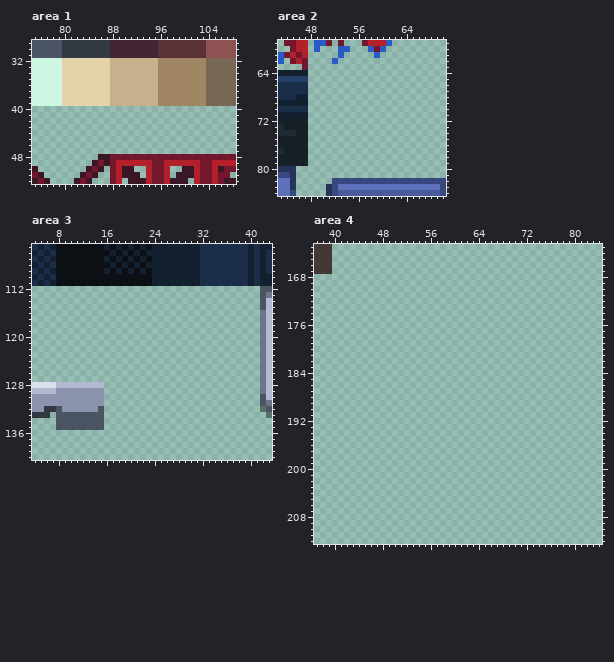
A pixel-art file gets an edit: assets/tilesheet.aseprite. Above, as it was before the edit.
128x448 pixels, 1 frame. Shown: area 1: x 75..108, y 29..52; area 2: x 43..70, y 59..84; area 3: x 4..43, y 105..140; area 4: x 37..84, y 163..212.
After:
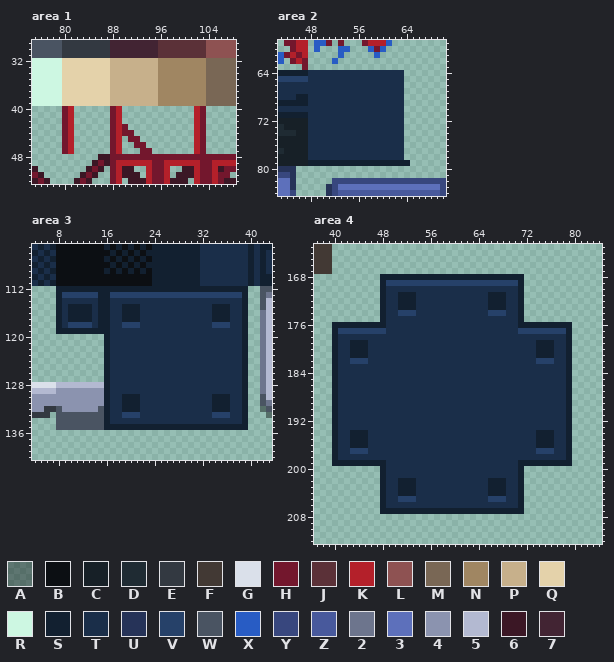
Palette (. is transparent): A #06060864  B #0c0f13  C #172027  D #1f2b33  E #333941  F #423934  G #dae0ea  H #73172d  J #5b3138  K #b4202a  L #8e5252  M #796755  N #a08662  P #c7b08b  Q #e4d2aa  R #cdf7e2  S #122030  T #1a2e49  U #263358  V #264169  W #4a5462  X #285cc4  Y #38477e  Z #48599c  2 #6d758d  3 #5d70bb  4 #8b93af  5 #b3b9d1  6 #3b1725  7 #422433
What changed:
--- area 1, layer "Flattened"
@@ x 75..108 @@
 39 RRRRRQQQQQQQQPPPPPPPPNNNNNNNNMMMMM
-40 ..................................
-41 ..................................
-42 ..................................
-43 ..................................
-44 ..................................
-45 ..................................
-46 ..................................
-47 ..................................
+40 .....HK......HK............KH.....
+41 .....HK......HK............KH.....
+42 .....HK......HK............KH.....
+43 .....HK......HKH...........KH.....
+44 .....HK......HKHH..........KH.....
+45 .....HK......HK.HH.........KH.....
+46 .....HK......HK..HH........KH.....
+47 .....HK......HK...HH.......KH.....
 48 ...........66HHHHHHHHHHHHHHHHHHHHH
--- area 2, layer "Flattened"
@@ x 43..70 @@
 63 ....H.......................
-64 SSSSS.......................
-65 VVVVV.......................
-66 TTTTT.......................
-67 TTTTT.......................
-68 TTTSS.......................
-69 SSSSS.......................
-70 TTTTT.......................
-71 SSSSS.......................
-72 CCCCC.......................
-73 DCCCC.......................
-74 DDDCC.......................
-75 CCCCC.......................
-76 CCCCC.......................
-77 DCCCC.......................
-78 CCCCC.......................
-79 CCCCC.......................
+64 SSSSSTTTTTTTTTTTTTTTT.......
+65 VVVVVTTTTTTTTTTTTTTTT.......
+66 TTTTTTTTTTTTTTTTTTTTT.......
+67 TTTTTTTTTTTTTTTTTTTTT.......
+68 TTTSSTTTTTTTTTTTTTTTT.......
+69 SSSSSTTTTTTTTTTTTTTTT.......
+70 TTTTTTTTTTTTTTTTTTTTT.......
+71 SSSSSTTTTTTTTTTTTTTTT.......
+72 CCCCCTTTTTTTTTTTTTTTT.......
+73 DCCCCTTTTTTTTTTTTTTTT.......
+74 DDDCCTTTTTTTTTTTTTTTT.......
+75 CCCCCTTTTTTTTTTTTTTTT.......
+76 CCCCCTTTTTTTTTTTTTTTT.......
+77 DCCCCTTTTTTTTTTTTTTTT.......
+78 CCCCCTTTTTTTTTTTTTTTT.......
+79 CCCCCSSSSSSSSSSSSSSSSS......
 80 UUU.........................
--- area 3, layer "Flattened"
@@ x 4..43 @@
 111 TSTSBBBBBBBBBBBBBBBBSSSSSSSSTTTTTTTTSTSS
-112 ......................................WW
-113 ......................................W2
-114 ......................................W5
-115 ......................................W5
-116 ......................................25
-117 ......................................25
-118 ......................................25
-119 ......................................25
-120 ......................................25
-121 ......................................25
-122 ......................................25
-123 ......................................25
-124 ......................................25
-125 ......................................25
-126 ......................................25
-127 ......................................25
-128 GGGG55555555..........................25
-129 555544444444..........................25
-130 444444444444..........................W5
-131 444444444444..........................W2
-132 44EEW444444W..........................AW
-133 EEE.WWWWWWWW...........................A
-134 ....WWWWWWWW............................
-135 ....WWWWWWWW............................
+112 ....SSSSSSSSSSSSSSSSSSSSSSSSSSSSSSSS..WW
+113 ....SVVVVVVSSVVVVVVVVVVVVVVVVVVVVVVS..W2
+114 ....STTTTTTSSTTTTTTTTTTTTTTTTTTTTTTS..W5
+115 ....STSSSSTSSTTSSSTTTTTTTTTTTTSSSTTS..W5
+116 ....STSSSSTSSTTSSSTTTTTTTTTTTTSSSTTS..25
+117 ....STSSSSTSSTTSSSTTTTTTTTTTTTSSSTTS..25
+118 ....STVVVVTSSTTVVVTTTTTTTTTTTTVVVTTS..25
+119 ....SSSSSSSSSTTTTTTTTTTTTTTTTTTTTTTS..25
+120 ............STTTTTTTTTTTTTTTTTTTTTTS..25
+121 ............STTTTTTTTTTTTTTTTTTTTTTS..25
+122 ............STTTTTTTTTTTTTTTTTTTTTTS..25
+123 ............STTTTTTTTTTTTTTTTTTTTTTS..25
+124 ............STTTTTTTTTTTTTTTTTTTTTTS..25
+125 ............STTTTTTTTTTTTTTTTTTTTTTS..25
+126 ............STTTTTTTTTTTTTTTTTTTTTTS..25
+127 ............STTTTTTTTTTTTTTTTTTTTTTS..25
+128 GGGG55555555STTTTTTTTTTTTTTTTTTTTTTS..25
+129 555544444444STTTTTTTTTTTTTTTTTTTTTTS..25
+130 444444444444STTSSSTTTTTTTTTTTTSSSTTS..W5
+131 444444444444STTSSSTTTTTTTTTTTTSSSTTS..W2
+132 44EEW444444WSTTSSSTTTTTTTTTTTTSSSTTS..AW
+133 EEE.WWWWWWWWSTTVVVTTTTTTTTTTTTVVVTTS...A
+134 ....WWWWWWWWSTTTTTTTTTTTTTTTTTTTTTTS....
+135 ....WWWWWWWWSSSSSSSSSSSSSSSSSSSSSSSS....
 136 ........................................
--- area 4, layer "Flattened"
@@ x 37..84 @@
 167 FFF.............................................
-168 ................................................
-169 ................................................
-170 ................................................
-171 ................................................
-172 ................................................
-173 ................................................
-174 ................................................
-175 ................................................
-176 ................................................
-177 ................................................
-178 ................................................
-179 ................................................
-180 ................................................
-181 ................................................
-182 ................................................
-183 ................................................
-184 ................................................
-185 ................................................
-186 ................................................
-187 ................................................
-188 ................................................
-189 ................................................
-190 ................................................
-191 ................................................
-192 ................................................
-193 ................................................
-194 ................................................
-195 ................................................
-196 ................................................
-197 ................................................
-198 ................................................
-199 ................................................
-200 ................................................
-201 ................................................
-202 ................................................
-203 ................................................
-204 ................................................
-205 ................................................
-206 ................................................
-207 ................................................
+168 ...........SSSSSSSSSSSSSSSSSSSSSSSS.............
+169 ...........SVVVVVVVVVVVVVVVVVVVVVVS.............
+170 ...........STTTTTTTTTTTTTTTTTTTTTTS.............
+171 ...........STTSSSTTTTTTTTTTTTSSSTTS.............
+172 ...........STTSSSTTTTTTTTTTTTSSSTTS.............
+173 ...........STTSSSTTTTTTTTTTTTSSSTTS.............
+174 ...........STTVVVTTTTTTTTTTTTVVVTTS.............
+175 ...........STTTTTTTTTTTTTTTTTTTTTTS.............
+176 ...SSSSSSSSSTTTTTTTTTTTTTTTTTTTTTTSSSSSSSSS.....
+177 ...SVVVVVVVVTTTTTTTTTTTTTTTTTTTTTTVVVVVVVVS.....
+178 ...STTTTTTTTTTTTTTTTTTTTTTTTTTTTTTTTTTTTTTS.....
+179 ...STTSSSTTTTTTTTTTTTTTTTTTTTTTTTTTTTSSSTTS.....
+180 ...STTSSSTTTTTTTTTTTTTTTTTTTTTTTTTTTTSSSTTS.....
+181 ...STTSSSTTTTTTTTTTTTTTTTTTTTTTTTTTTTSSSTTS.....
+182 ...STTVVVTTTTTTTTTTTTTTTTTTTTTTTTTTTTVVVTTS.....
+183 ...STTTTTTTTTTTTTTTTTTTTTTTTTTTTTTTTTTTTTTS.....
+184 ...STTTTTTTTTTTTTTTTTTTTTTTTTTTTTTTTTTTTTTS.....
+185 ...STTTTTTTTTTTTTTTTTTTTTTTTTTTTTTTTTTTTTTS.....
+186 ...STTTTTTTTTTTTTTTTTTTTTTTTTTTTTTTTTTTTTTS.....
+187 ...STTTTTTTTTTTTTTTTTTTTTTTTTTTTTTTTTTTTTTS.....
+188 ...STTTTTTTTTTTTTTTTTTTTTTTTTTTTTTTTTTTTTTS.....
+189 ...STTTTTTTTTTTTTTTTTTTTTTTTTTTTTTTTTTTTTTS.....
+190 ...STTTTTTTTTTTTTTTTTTTTTTTTTTTTTTTTTTTTTTS.....
+191 ...STTTTTTTTTTTTTTTTTTTTTTTTTTTTTTTTTTTTTTS.....
+192 ...STTTTTTTTTTTTTTTTTTTTTTTTTTTTTTTTTTTTTTS.....
+193 ...STTTTTTTTTTTTTTTTTTTTTTTTTTTTTTTTTTTTTTS.....
+194 ...STTSSSTTTTTTTTTTTTTTTTTTTTTTTTTTTTSSSTTS.....
+195 ...STTSSSTTTTTTTTTTTTTTTTTTTTTTTTTTTTSSSTTS.....
+196 ...STTSSSTTTTTTTTTTTTTTTTTTTTTTTTTTTTSSSTTS.....
+197 ...STTVVVTTTTTTTTTTTTTTTTTTTTTTTTTTTTVVVTTS.....
+198 ...STTTTTTTTTTTTTTTTTTTTTTTTTTTTTTTTTTTTTTS.....
+199 ...SSSSSSSSSTTTTTTTTTTTTTTTTTTTTTTSSSSSSSSS.....
+200 ...........STTTTTTTTTTTTTTTTTTTTTTS.............
+201 ...........STTTTTTTTTTTTTTTTTTTTTTS.............
+202 ...........STTSSSTTTTTTTTTTTTSSSTTS.............
+203 ...........STTSSSTTTTTTTTTTTTSSSTTS.............
+204 ...........STTSSSTTTTTTTTTTTTSSSTTS.............
+205 ...........STTVVVTTTTTTTTTTTTVVVTTS.............
+206 ...........STTTTTTTTTTTTTTTTTTTTTTS.............
+207 ...........SSSSSSSSSSSSSSSSSSSSSSSS.............
 208 ................................................
Boxes around the changes in both pictures, in picture pixels (x1, y1, x2, y2):
added: (62, 106, 74, 154)
added: (110, 106, 152, 154)
added: (194, 106, 206, 154)
added: (308, 70, 410, 166)
added: (56, 286, 248, 430)
added: (332, 274, 572, 514)
